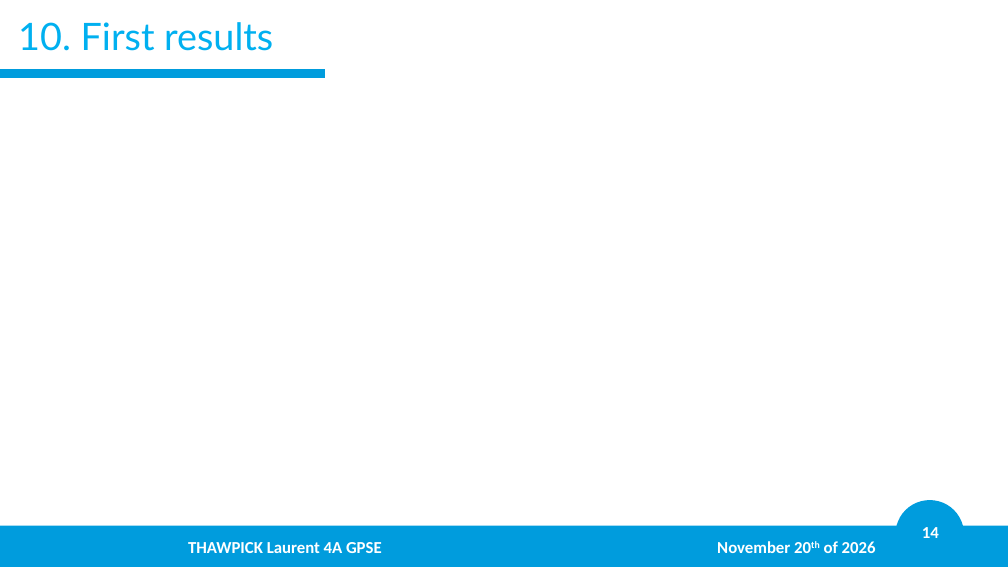
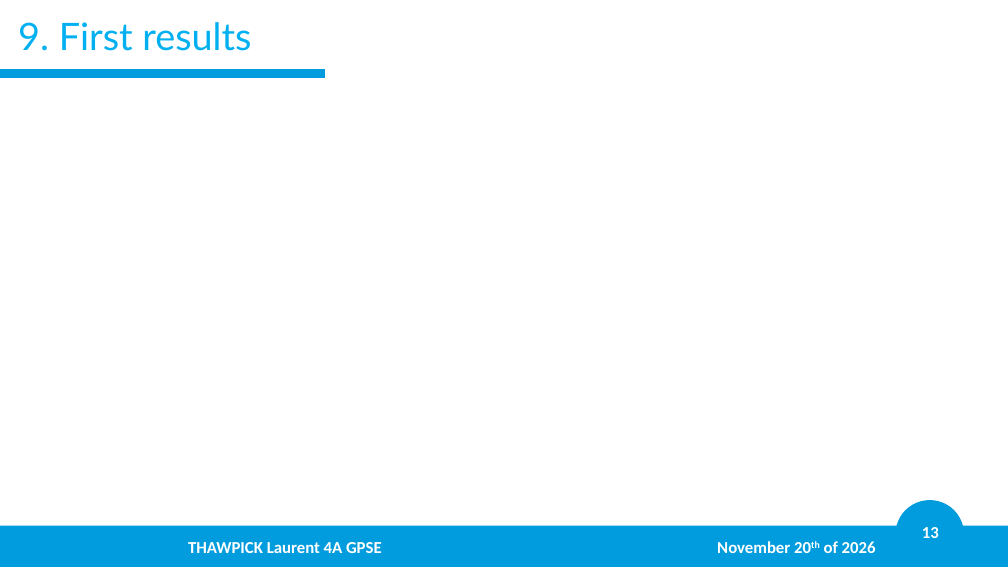
Before and after one commit to LaurentThaw/plasma-tubing, a slide deck: slide 13 of PDR for 20.11.26/PDR.pptx (slide 14 before the commit). Drawn at 1008x567 pixels with LibreOffice and Linux fonts; fonts in the diff are those of the drawing; background and template pictures are left out. Boxes give left, top, right and bottom in pixels: in the first picture for what was removed or moved away, otherwise in the second. Text is boxed around its words. In the diff, an @@ line names an element or a change of style, - is before the commit and + after.

```diff
--- a/PDR for 20.11.26/PDR.pptx
+++ b/PDR for 20.11.26/PDR.pptx
@@ title at (x1=18, y1=22, x2=251, y2=51): text changed @@
-10. First results
+9. First results
@@ page number at (x1=922, y1=527, x2=939, y2=538): text changed @@
-14
+13
```
Also in this commit, not shown: 11 other slides changed.
